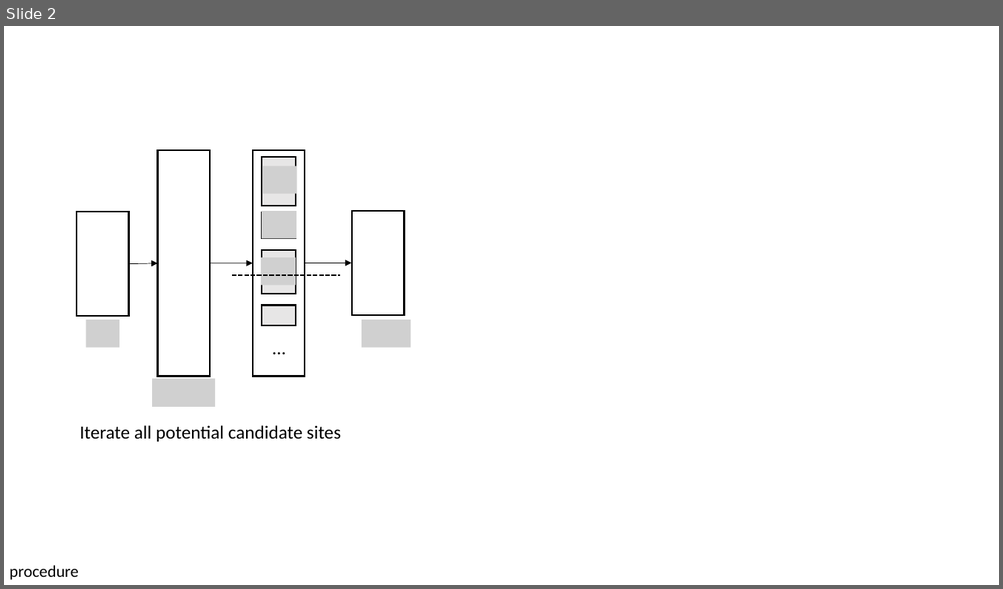
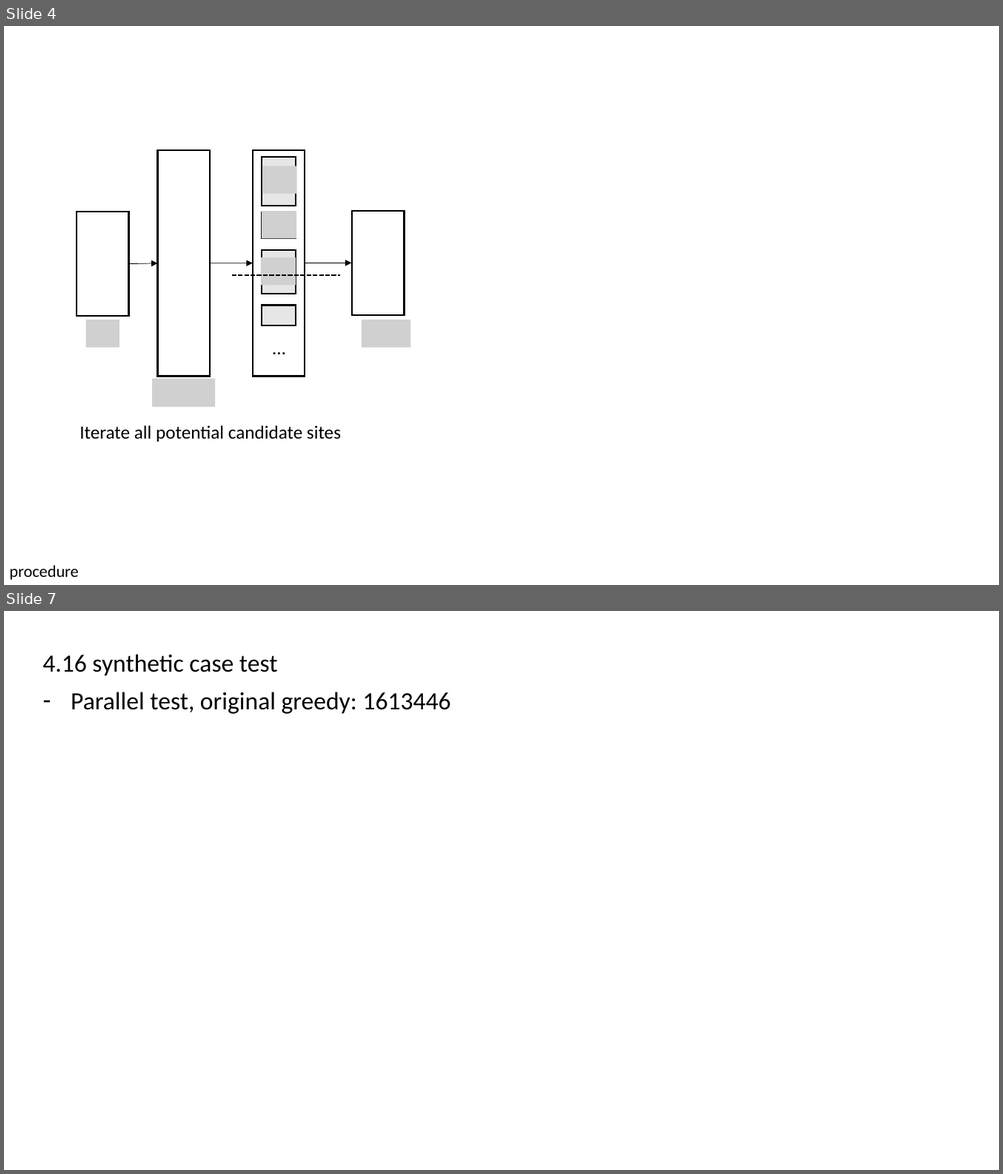
Before and after one commit to sywang-20/opt-greedy, a slide deck: DOCUS/progress-report.pptx. Shown one above the other, each under a label of ours: slide 2 before the commit, slides 4 and 7 after it; the slides between them are not shown. The pictures are 1003x589 and 1003x1174 pixels, drawn with LibreOffice and Linux fonts; fonts in the diff are those of the drawing; grey boxes stand for pictures. Boxes give left, top, right and bottom in pixels: in the first picture for what was removed or moved away, otherwise in the second. Text is boxed around its words. In the diff, an @@ line names an element or a change of style, - is before the commit and + after.

```diff
--- a/DOCUS/progress-report.pptx
+++ b/DOCUS/progress-report.pptx
@@ slide 7 added at [4, 611, 999, 1170], background #FFFFFF @@
@@ subtitle added at [42, 654, 451, 714], 24 pt, text #000000 @@
+4.16 synthetic case test
+– Parallel test, original greedy: 1613446
@@ what was slide 2 is now slide 4 @@
```
Also in this commit, not shown: 2 slides changed, 3 other slides added, 1 slide removed.
